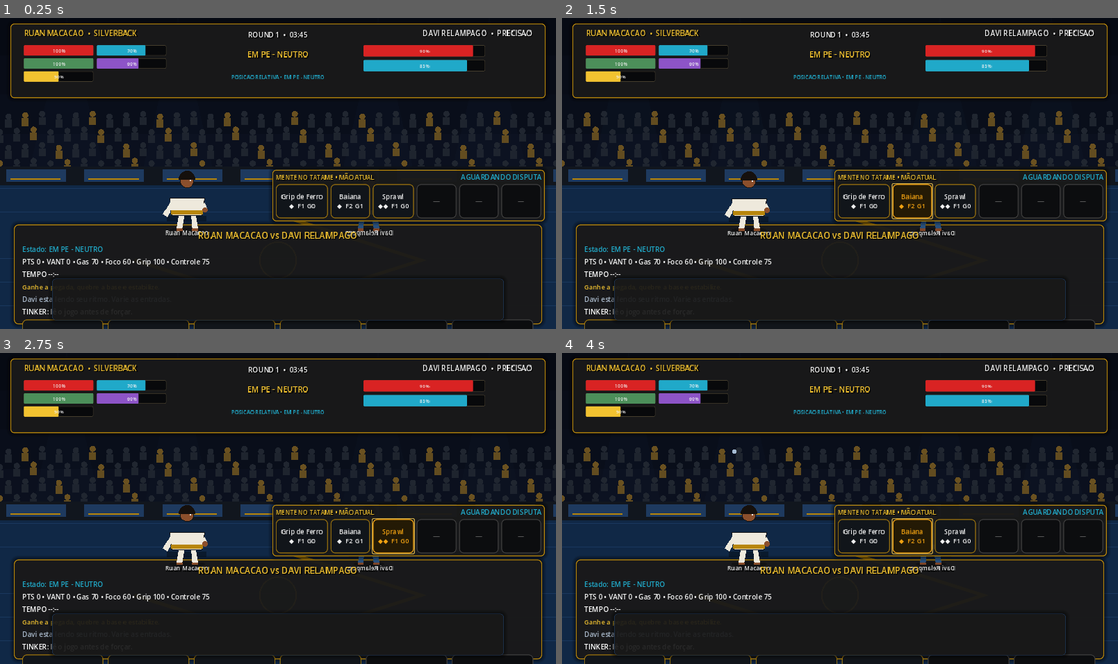
Above: before the commit, frames 1-4 (two rows, left to right).
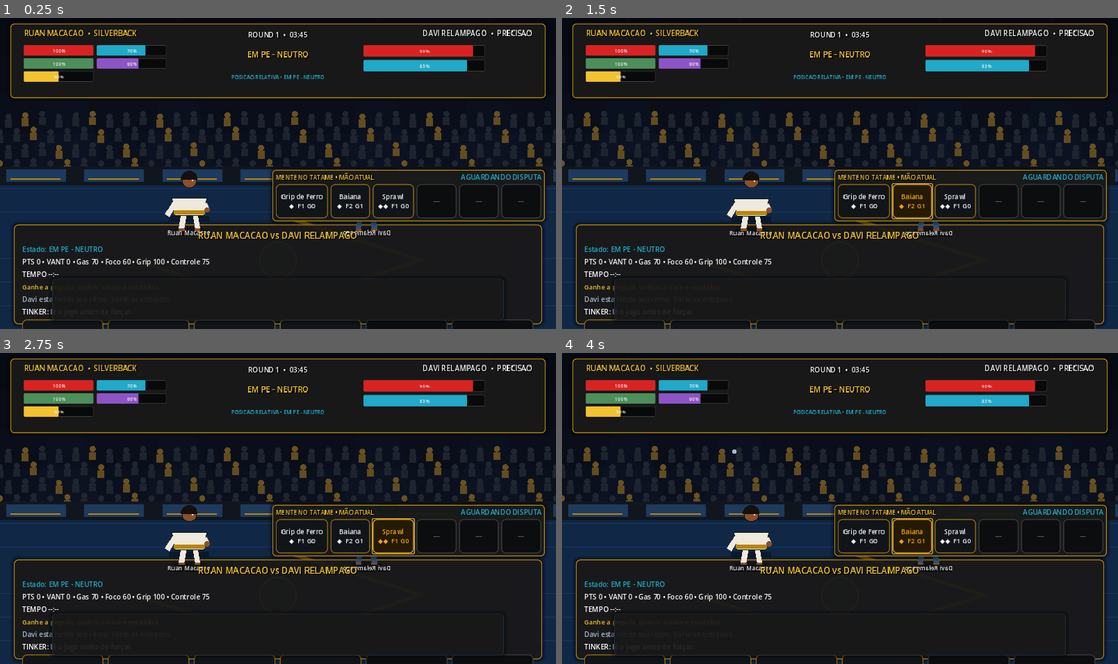
Above: after the commit, the same moments.

Repository: ringuemkt-rgb/cria-do-tatame
Game: Godot game, scene res://scenes/combat/CombatArenaBase.tscn
Two runs of this game, one before a commit and one after it. Both use one fixed random seed, a clock stepped at 60 frames per second and the inputs below. This scene is started directly instead of the project's main scene.
Inputs:
- Up to frame 1 (0.25 s): no input
- Up to frame 2 (1.5 s): click "Grip de Ferro ◆ F1 G0" at 0.5 s; click "Baiana ◆ F2 G1" at 1.25 s
- Up to frame 3 (2.75 s): click "Sprawl ◆◆ F1 G0" at 2 s
- Up to frame 4 (4 s): click "Grip de Ferro ◆ F1 G0" at 2.75 s; click "Baiana ◆ F2 G1" at 3.5 s

The runs differ from the first frame. In frame 1, 0.4% of the frame differs, in the area x 29-71%, y 49-71%; in frame 2, 0.4%; in frame 3, 0.4%; in frame 4, 0.4%.

Commit message:
feat(combat): connect authoritative actions to paired motion and defer result transition

Diff:
--- a/scenes/combat/CombatArenaBase.gd
+++ b/scenes/combat/CombatArenaBase.gd
@@ -2,6 +2,7 @@
 
 const RESULT_SCENE: String = "res://scenes/result/ResultScreen.tscn"
 const FighterPlaceholderScript = preload("res://src/characters/FighterPlaceholder.gd")
+const PairTimelineScript = preload("res://src/animation/CombatPairTimelineV1.gd")
 const GameFeelManagerScript = preload("res://src/gamefeel/GameFeelManager.gd")
 const DaviAIControllerScript = preload("res://src/combat/DaviAIController.gd")
 const VisualTheme = preload("res://src/ui/CriaVisualTheme.gd")
@@ -11,6 +12,9 @@
 var davi_ai: Node
 var ruan_placeholder: Node
 var davi_placeholder: Node
+var pair_timeline: Node
+var _pending_finish: Dictionary = {}
+var _result_transition_started := false
 var action_buttons: Array[Button] = []
 var ai_turn_delay: float = 0.35
 var defense_window_seconds: float = 1.15
@@ -52,6 +56,11 @@
 	add_child(davi_ai)
 	davi_ai.call("setup", "davi_relampago", "normal")
 	_build_placeholder_fighters()
+	pair_timeline = PairTimelineScript.new()
+	pair_timeline.name = "CombatPairTimeline"
+	add_child(pair_timeline)
+	if not pair_timeline.configure_views(ruan_placeholder, davi_placeholder):
+		push_warning("[CombatArenaBase] Paired motion preview unavailable; gameplay unaffected.")
 	_connect_buttons()
 	_connect_runtime_signals()
 	var preflight: Dictionary = CombatManager.get_pre_fight_plan_v2()
@@ -61,6 +70,8 @@
 	var start_result: Dictionary = CombatManager.start_combat(fight_arena, "ruan_macacao", fight_opponent)
 	if not bool(start_result.get("ok", false)):
 		push_error("[CombatArenaBase] Falha ao iniciar combate: %s" % str(start_result))
+	elif pair_timeline.is_ready():
+		pair_timeline.set_stage_state(CombatManager.get_current_state_name())
 	_ensure_ai_hint()
 	_refresh_v2_panel()
 	_update_state_label(CombatManager.get_current_state_name())
@@ -125,8 +136,9 @@
 	davi_placeholder = FighterPlaceholderScript.new()
 	davi_placeholder.fighter_id = "davi_relampago"
 	davi_placeholder.display_name = "Davi Relampago"
-	davi_placeholder.primary_color = Color(0.22, 0.28, 0.34)
+	davi_placeholder.primary_color = Color("174f9b")
 	davi_placeholder.accent_color = Color(0.55, 0.75, 1.0)
+	davi_placeholder.skin_color = Color("986640")
 	davi_placeholder.position = Vector2(850, 385)
 	davi_placeholder.scale = Vector2(-1, 1)
 	add_child(davi_placeholder)
@@ -193,8 +205,7 @@
 	_turn_in_progress = true
 	AudioManager.play_sfx("botao")
 	_set_actions_enabled(false)
-	if ruan_placeholder != null:
-		ruan_placeholder.call("play_action", action_id)
+	var visual_state_before := CombatManager.get_current_state_name()
 	var result: Dictionary = CombatManager.apply_player_action(action_id)
 	if result.has("error"):
 		_set_ai_hint(_humanize_message(str(result["error"])))
@@ -206,9 +217,19 @@
 	var success: bool = bool(result.get("success", false))
 	AudioManager.play_sfx(action_id)
 	gamefeel.call("apply_for_technique", action_id, success)
+	if pair_timeline != null and pair_timeline.is_ready():
+		await pair_timeline.play_resolution(action_id, CombatManager.player_id, result, visual_state_before, CombatManager.get_current_state_name())
+	if not is_inside_tree():
+		return
+	if not _pending_finish.is_empty():
+		_finish_after_motion()
+		return
 	if CombatManager.is_running:
 		await _run_davi_turn()
 	if not is_inside_tree():
+		return
+	if not _pending_finish.is_empty():
+		_finish_after_motion()
 		return
 	_turn_in_progress = false
 	if CombatManager.is_running:
@@ -228,8 +249,7 @@
 	var technique_id := str(technique.get("id", ""))
 	var technique_name := str(technique.get("nome", technique.get("name", technique_id)))
 	_set_ai_hint("%s Davi comprometeu: %s." % [str(davi_ai.call("pressure_message")), technique_name])
-	if davi_placeholder != null:
-		davi_placeholder.call("play_action", technique_id)
+	var visual_state_before := CombatManager.get_current_state_name()
 	AudioManager.play_sfx(technique_id)
 
 	var defense_options: Array = CombatManager.get_defense_options(CombatManager.opponent_id, technique_id)
@@ -255,6 +275,8 @@
 	elif defense_context.get("timed_out", false):
 		_set_ai_hint("Janela fechou. Davi completou a acao.")
 	gamefeel.call("apply_for_technique", technique_id, bool(result.get("success", false)))
+	if pair_timeline != null and pair_timeline.is_ready():
+		await pair_timeline.play_resolution(technique_id, CombatManager.opponent_id, result, visual_state_before, CombatManager.get_current_state_name())
 
 func _await_player_defense(attack_id: String, attack_name: String, options: Array) -> Dictionary:
 	if options.is_empty() or not has_node("CombatDeckHUD"):
@@ -371,17 +393,28 @@
 	if has_node("CombatDeckHUD"):
 		$CombatDeckHUD.close_defense_window()
 	_set_actions_enabled(false)
+	_pending_finish = result.duplicate(true)
 	WorldState.last_combat_result = result
 	SaveManager.save_game(1)
 	var music_cue := "terreiro" if bool(result.get("draw", false)) else ("vitoria" if result.get("winner", "") == "ruan_macacao" else "derrota")
 	AudioManager.play_music_cue(music_cue)
+	# A submission outcome is authoritative immediately, but the visual
+	# closure finishes before the result scene replaces the combat scene.
+	if not _turn_in_progress and (pair_timeline == null or not pair_timeline.is_busy()):
+		call_deferred("_finish_after_motion")
+
+func _finish_after_motion() -> void:
+	if _result_transition_started or _pending_finish.is_empty() or not is_inside_tree():
+		return
+	_result_transition_started = true
 	var error: Error = get_tree().change_scene_to_file(RESULT_SCENE)
 	if error != OK:
+		_result_transition_started = false
 		push_error("[CombatArenaBase] Falha ao abrir resultado: %s" % error_string(error))
 
 
 func _process(delta: float) -> void:
-	if not CombatManager.is_running or not CombatManager.is_combat_v2_active():
+	if _turn_in_progress or not CombatManager.is_running or not CombatManager.is_combat_v2_active():
 		return
 	var timer_result: Dictionary = CombatManager.tick_combat_timer(delta)
 	if has_node("Panel/Message"):
